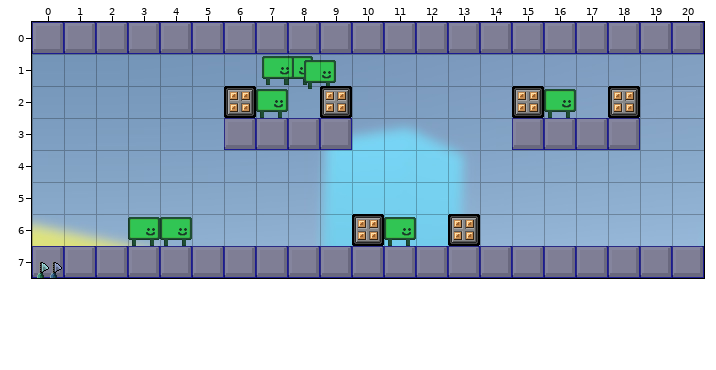
One commit to this Tiled map: assets/maps/test.tmx. Above, as it was before the edit.
Cells are 32x32 px. Shown: x 0..20, y 0..7. Tiles whose own drawing changed are shown in their newer look in all pictures.
Now the later version:
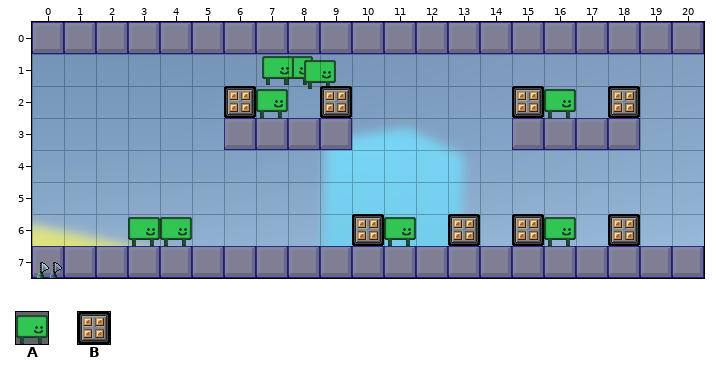
Key: from "objects": A 0, B 20.
Objects are placed by their top-left corner, in cells (3,4 is the top-left corner of cell 3,4); size is 1x1 cell unless given.
The edit:
{"where": "layer \"Objects\""}
{"now": "A \"SlimeGirl\" at 16,6"}
{"now": "B \"Director\" at 15,6"}
{"now": "B \"Director\" at 18,6"}
